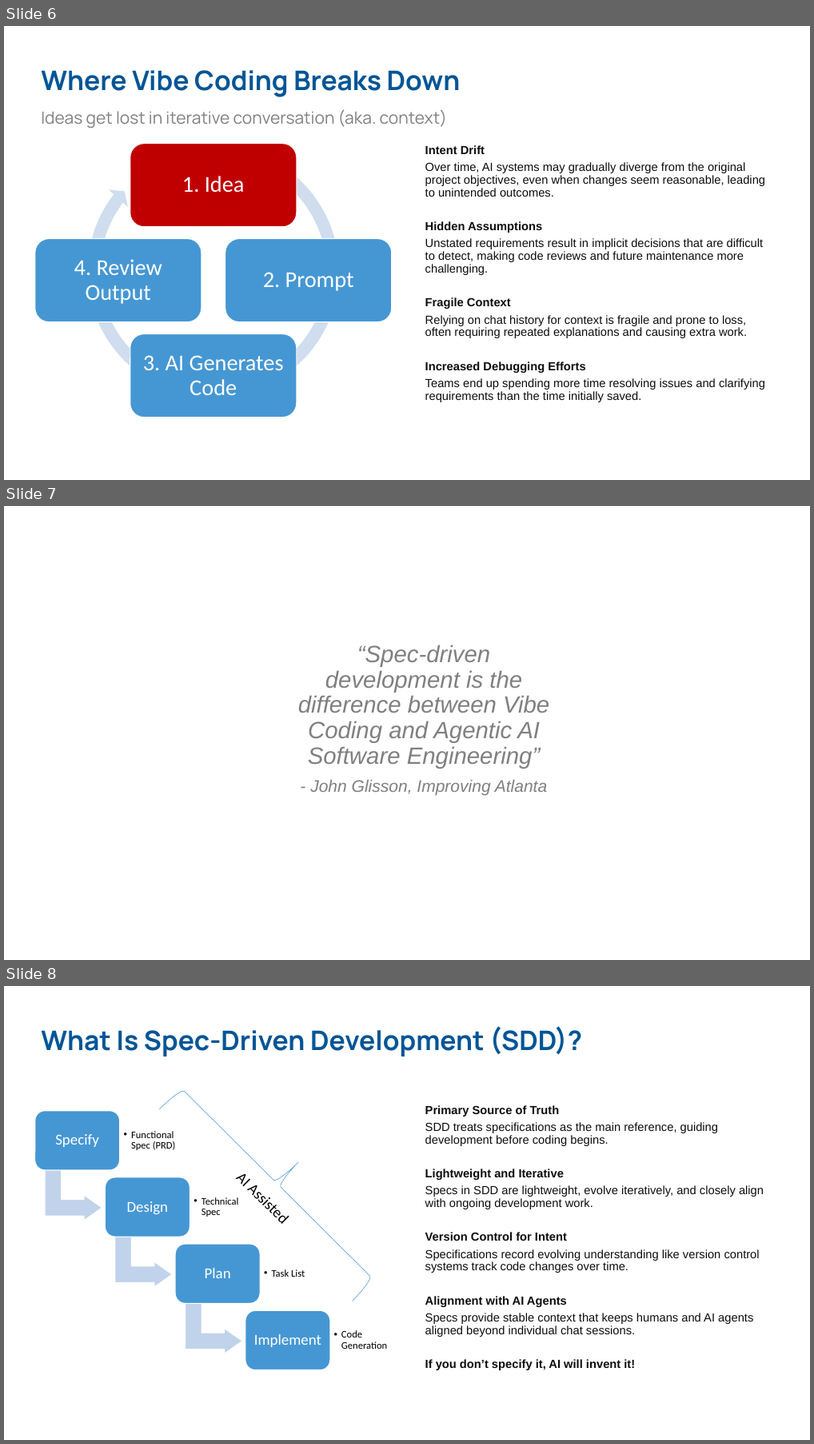
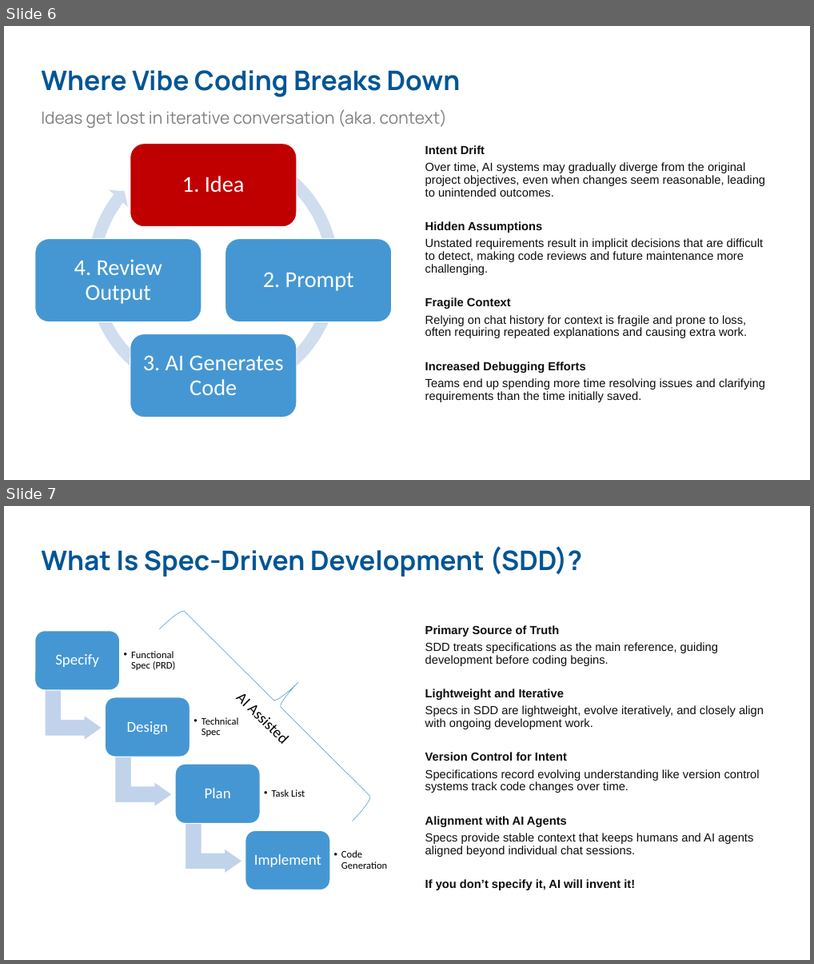
Before and after one commit to improving/ai-sdd-openspec-workshop, a slide deck: presentation/AI-Spec-Driven-Development-for-Devs.pptx. Shown one above the other, each under a label of ours: slides 6, 7 and 8 before the commit, slides 6 and 7 after it. The pictures are 814x1444 and 814x964 pixels, drawn with LibreOffice and Linux fonts; fonts in the diff are those of the drawing; background and template pictures are left out. Boxes give left, top, right and bottom in pixels: in the first picture for what was removed or moved away, otherwise in the second. Text is boxed around its words. In the diff, an @@ line names an element or a change of style, - is before the commit and + after.

Commit message:
small updates to presentation

```diff
--- a/presentation/AI-Spec-Driven-Development-for-Devs.pptx
+++ b/presentation/AI-Spec-Driven-Development-for-Devs.pptx
@@ slide 7 removed at (4,506,810,960), background picture (left out); not listed: 1 template element that a slide beside it also shows @@
@@ text removed at (298,645,550,795) @@
-“Spec-driven development is the difference between Vibe Coding and Agentic AI Software Engineering”
-- John Glisson, Improving Atlanta
@@ what was slide 8 is now slide 7 @@
```
